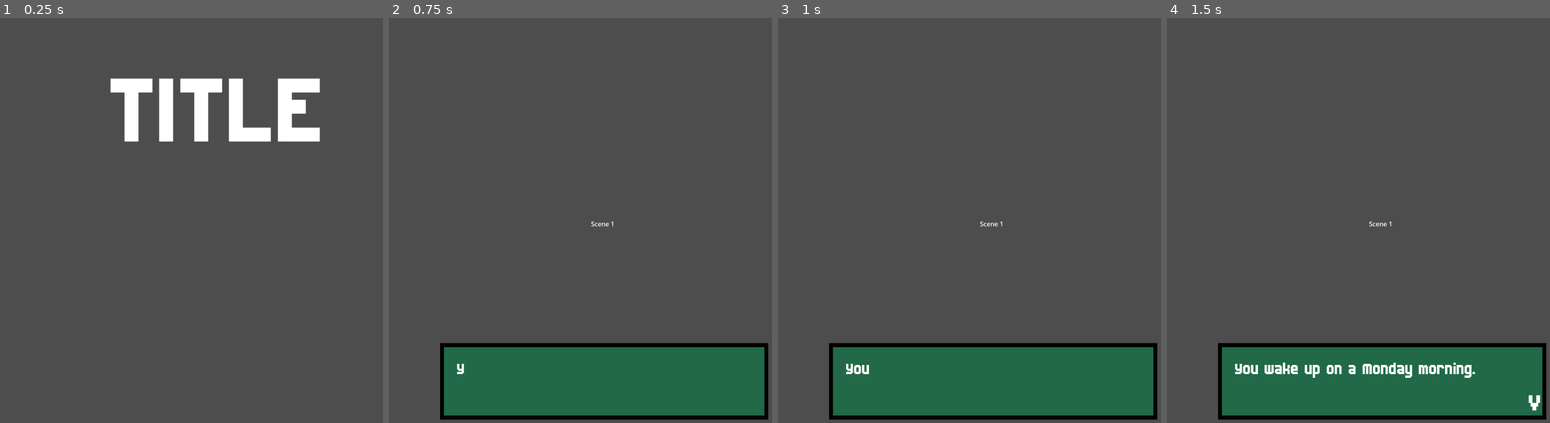
Above: before the commit, frames 1-4 (left to right).
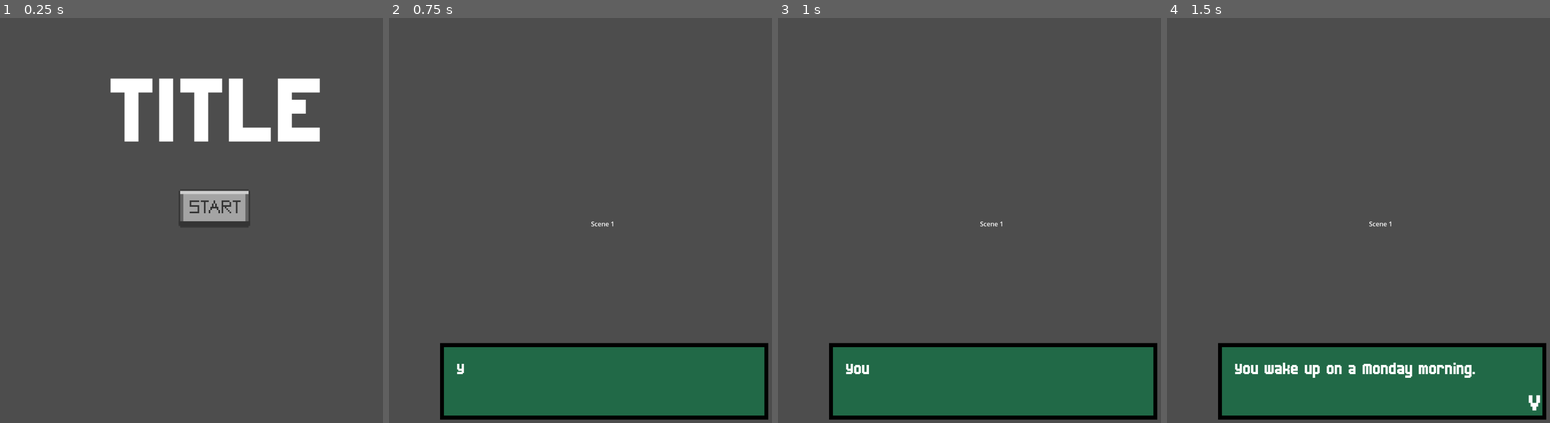
Above: after the commit, the same moments.

Repository: JacobL04/cyberworks
Game: Godot game, scene res://scenes/main.tscn
Two runs of this game, one before a commit and one after it. Both use one fixed random seed, a clock stepped at 60 frames per second and the inputs below.
Inputs (mouse positions are in pixels of both pictures, inside the frame that each line leads up to):
- Up to frame 1 (0.25 s): no input
- Up to frame 2 (0.75 s): click (603, 208) at 0.5 s
- Up to frame 3 (1 s): no input
- Up to frame 4 (1.5 s): tap Enter (ui_accept) at 1.25 s

The runs differ from the first frame. In frame 1, 1.4% of the frame differs, in the area x 46-66%, y 42-52%; in frame 2, nothing differs; in frame 3, nothing differs; in frame 4, nothing differs.

Commit message:
import button assets

Diff:
--- a/cyber-works/scenes/start.tscn
+++ b/cyber-works/scenes/start.tscn
@@ -1,7 +1,9 @@
-[gd_scene load_steps=3 format=3 uid="uid://binsjuq5kre2x"]
+[gd_scene load_steps=5 format=3 uid="uid://binsjuq5kre2x"]
 
 [ext_resource type="Script" uid="uid://dikpn2mcn4t31" path="res://scripts/start.gd" id="1_u80x2"]
 [ext_resource type="FontFile" uid="uid://cl8ntpdrpicmf" path="res://assets/Born2bSportyV2.ttf" id="2_bodal"]
+[ext_resource type="Texture2D" uid="uid://b7ao13g6xpiu6" path="res://assets/startBut.png" id="3_bodal"]
+[ext_resource type="Texture2D" uid="uid://up5h4u65wvs3" path="res://assets/startButClicked.png" id="4_kdmts"]
 
 [node name="start" type="Node2D"]
 script = ExtResource("1_u80x2")
@@ -21,6 +23,10 @@
 offset_top = 422.0
 offset_right = 668.0
 offset_bottom = 542.0
+texture_normal = ExtResource("3_bodal")
+texture_pressed = ExtResource("4_kdmts")
+ignore_texture_size = true
+stretch_mode = 6
 
 [node name="SettingsBut" type="TextureButton" parent="."]
 offset_left = 412.0
Binary file added: cyber-works/assets/noBut.png
Not shown, added: cyber-works/assets/noBut.png.import
Binary file added: cyber-works/assets/noButClicked.png
Not shown, added: cyber-works/assets/noButClicked.png.import
Binary file added: cyber-works/assets/startBut.png
Not shown, added: cyber-works/assets/startBut.png.import
Binary file added: cyber-works/assets/startButClicked.png
Not shown, added: cyber-works/assets/startButClicked.png.import
Binary file added: cyber-works/assets/yesBut.png
Not shown, added: cyber-works/assets/yesBut.png.import
Binary file added: cyber-works/assets/yesButClicked.png
Not shown, added: cyber-works/assets/yesButClicked.png.import
